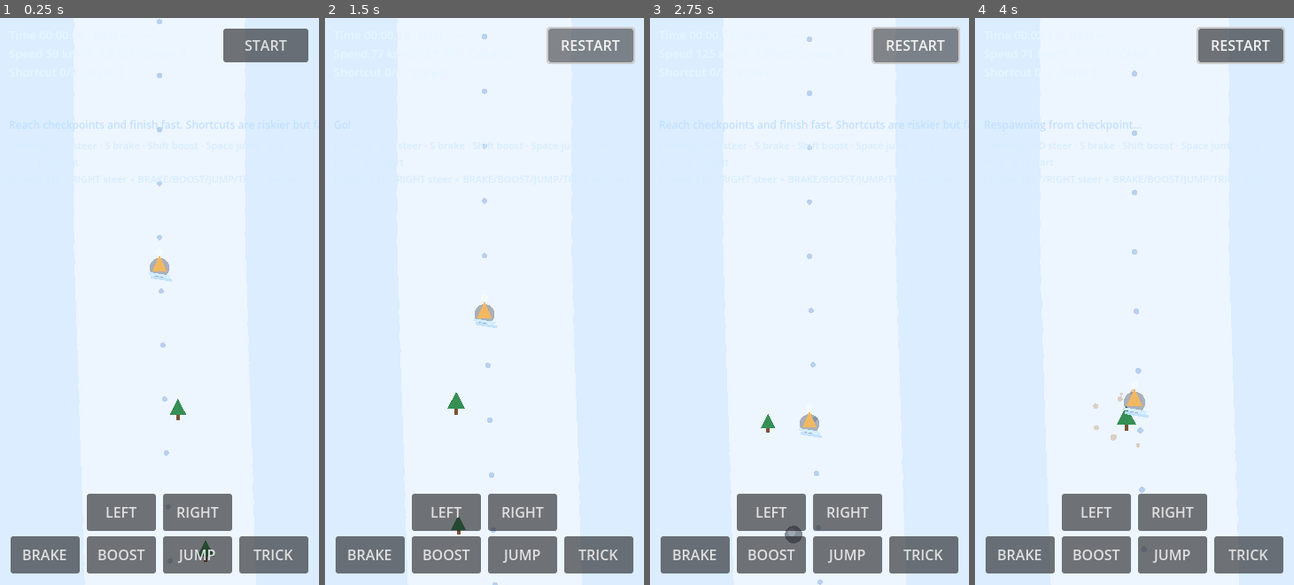
Above: before the commit, frames 1-4 (left to right).
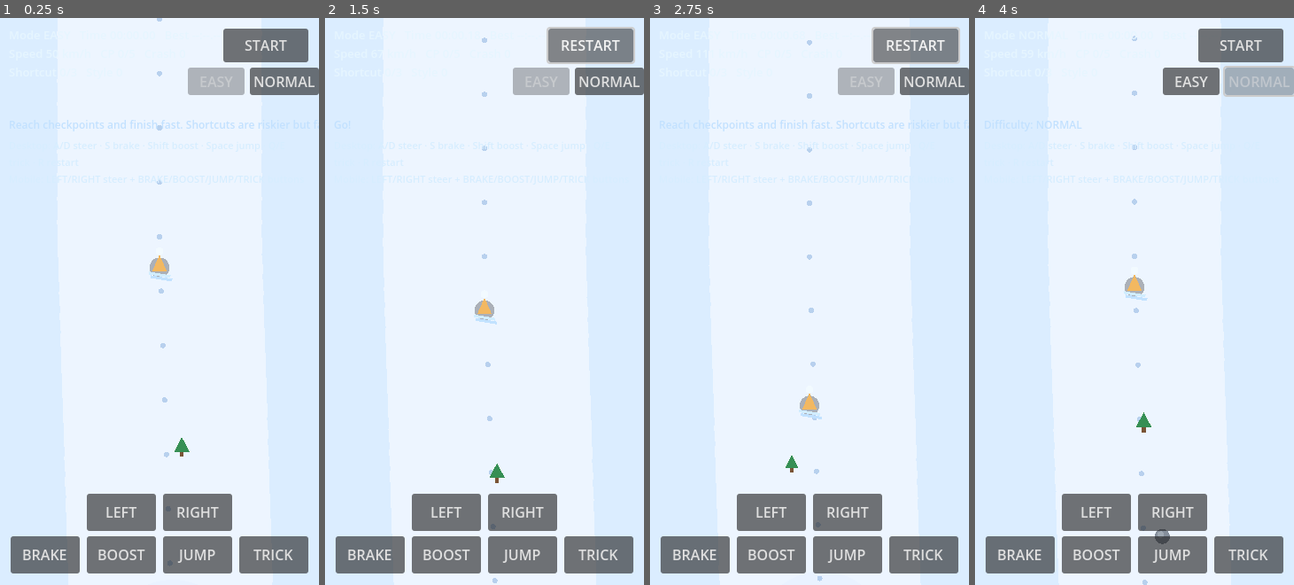
Above: after the commit, the same moments.

Repository: wndzlf/TapTapCho
Game: Godot game, scene res://scenes/main/Main.tscn
The game is run twice, just before and just after one commit, with the same random seed, the same clock (stepped at 60 frames per second) and the same inputs.
Inputs (mouse positions are in pixels of both pictures, inside the frame that each line leads up to):
- Up to frame 1 (0.25 s): no input
- Up to frame 2 (1.5 s): click "START" at 0.5 s; click "RESTART" at 1.25 s
- Up to frame 3 (2.75 s): click "RESTART" at 2 s
- Up to frame 4 (4 s): click "RESTART" at 2.75 s; click (1258, 80) at 3.5 s, where only the run after the commit has a clickable "NORMAL"

The runs differ from the first frame. In frame 1, 2.2% of the frame differs, in the area x 46-100%, y 0-96%; in frame 2, 2.4%; in frame 3, 2.7%; in frame 4, 3.7%, in the area x 3-100%, y 1-100%.

Commit message:
feat: add easy normal difficulty toggle to winter ski rush

Diff:
--- a/godot-winter-ski-rush/scenes/main/Main.gd
+++ b/godot-winter-ski-rush/scenes/main/Main.gd
@@ -11,6 +11,10 @@
 const BASE_GRAVITY := 365.0
 const MIN_SPEED := 105.0
 const MAX_SPEED := 470.0
+const START_SPEED := 140.0
+
+const DIFFICULTY_EASY := 0
+const DIFFICULTY_NORMAL := 1
 
 const CHECKPOINT_Y := [760.0, 1520.0, 2360.0, 3220.0, 4080.0]
 const SHORTCUT_IDS := ["shortcut_left_1", "shortcut_right_2", "shortcut_left_3"]
@@ -32,7 +36,7 @@
 
 var player_pos := Vector2(BASE_CENTER_X, WORLD_TOP + 30.0)
 var player_vel_x := 0.0
-var forward_speed := 140.0
+var forward_speed := START_SPEED
 
 var is_airborne := false
 var air_height := 0.0
@@ -51,6 +55,27 @@
 var no_crash_run := true
 var challenge_target := 150.0
 
+var current_difficulty := DIFFICULTY_EASY
+var active_gravity := BASE_GRAVITY
+var active_min_speed := MIN_SPEED
+var active_max_speed := MAX_SPEED
+var active_start_speed := START_SPEED
+var active_jump_min_speed := 160.0
+var active_jump_base_velocity := 250.0
+var active_jump_speed_velocity_scale := 0.28
+var active_crash_penalty := 1.6
+var active_crash_keep_speed_ratio := 0.62
+var active_offtrack_crash_dist := 92.0
+var active_offtrack_crash_speed := 320.0
+var active_main_track_width_scale := 1.0
+var active_shortcut_width_scale := 1.0
+var active_shortcut_speed_scale := 1.0
+var active_obstacle_start_y := 300.0
+var active_obstacle_gap_min := 118.0
+var active_obstacle_gap_max := 176.0
+var active_obstacle_cluster_chance := 0.10
+var active_obstacle_radius_scale := 1.0
+
 var checkpoints: Array[Dictionary] = []
 var last_checkpoint := -1
 var respawn_pos := Vector2(BASE_CENTER_X, WORLD_TOP + 30.0)
@@ -78,14 +103,18 @@
 var hint_label: Label
 var guide_label: Label
 var start_button: Button
+var easy_button: Button
+var normal_button: Button
 var bgm_player: AudioStreamPlayer
 
 
 func _ready() -> void:
 	rng.seed = 20260307
 	_load_records()
+	_apply_difficulty_profile(false)
 	_setup_audio()
 	_build_ui()
+	_refresh_difficulty_ui()
 	_reset_run(false)
 	set_physics_process(true)
 	set_process(true)
@@ -172,7 +201,7 @@
 	if surface["on_snow"]:
 		friction *= 1.25
 
-	var accel := BASE_GRAVITY * slope - friction * forward_speed
+	var accel := active_gravity * slope - friction * forward_speed
 	accel += forward_speed * float(surface["speed_bonus"]) * 0.18
 
 	if crouch_pressed and not brake_pressed:
@@ -182,9 +211,9 @@
 	if not surface["on_track"]:
 		accel -= min(130.0, float(surface["off_dist"]) * 1.4)
 
-	forward_speed = clampf(forward_speed + accel * delta, MIN_SPEED, MAX_SPEED)
+	forward_speed = clampf(forward_speed + accel * delta, active_min_speed, active_max_speed)
 	if is_airborne:
-		forward_speed = clampf(forward_speed - 28.0 * delta, MIN_SPEED, MAX_SPEED + 40.0)
+		forward_speed = clampf(forward_speed - 28.0 * delta, active_min_speed, active_max_speed + 40.0)
 
 	var steer_power := 165.0 if is_airborne else 300.0
 	if surface["on_ice"]:
@@ -214,7 +243,7 @@
 			_land_from_jump()
 
 	if not is_airborne:
-		if not surface["on_track"] and float(surface["off_dist"]) > 92.0 and forward_speed > 320.0:
+		if not surface["on_track"] and float(surface["off_dist"]) > active_offtrack_crash_dist and forward_speed > active_offtrack_crash_speed:
 			_trigger_crash(player_pos, "cliff")
 			return
 
@@ -265,12 +294,12 @@
 		return
 	if is_airborne:
 		return
-	if forward_speed < 160.0:
+	if forward_speed < active_jump_min_speed:
 		return
 
 	is_airborne = true
 	air_height = 2.0
-	air_velocity = 250.0 + forward_speed * 0.28
+	air_velocity = active_jump_base_velocity + forward_speed * active_jump_speed_velocity_scale
 	trick_spin = 0.0
 	_set_status("Jump", 0.45)
 
@@ -293,9 +322,9 @@
 	crash_timer = 1.15
 	crash_count += 1
 	no_crash_run = false
-	forward_speed = max(MIN_SPEED, forward_speed * 0.62)
-	run_time += 1.6
-	_set_status("Crash (%s) +1.6s" % reason, 1.2)
+	forward_speed = max(active_min_speed, forward_speed * active_crash_keep_speed_ratio)
+	run_time += active_crash_penalty
+	_set_status("Crash (%s) +%.1fs" % [reason, active_crash_penalty], 1.2)
 
 	for i in range(20):
 		var ang := rng.randf_range(0.0, TAU)
@@ -406,7 +435,7 @@
 		{
 			"id": "main",
 			"center": main_center,
-			"width": 184.0,
+			"width": 184.0 * active_main_track_width_scale,
 			"speed_bonus": 0.0,
 			"color": Color(0.93, 0.96, 1.0, 0.95),
 		}
@@ -416,8 +445,8 @@
 		bands.append({
 			"id": "shortcut_left_1",
 			"center": main_center - 112.0 + sin(y * 0.02) * 16.0,
-			"width": 102.0,
-			"speed_bonus": 0.13,
+			"width": 102.0 * active_shortcut_width_scale,
+			"speed_bonus": 0.13 * active_shortcut_speed_scale,
 			"color": Color(0.74, 0.86, 1.0, 0.9),
 		})
 
@@ -425,8 +454,8 @@
 		bands.append({
 			"id": "shortcut_right_2",
 			"center": main_center + 122.0 + cos(y * 0.018) * 18.0,
-			"width": 98.0,
-			"speed_bonus": 0.15,
+			"width": 98.0 * active_shortcut_width_scale,
+			"speed_bonus": 0.15 * active_shortcut_speed_scale,
 			"color": Color(0.76, 0.88, 1.0, 0.9),
 		})
 
@@ -434,8 +463,8 @@
 		bands.append({
 			"id": "shortcut_left_3",
 			"center": main_center - 132.0 + sin(y * 0.016) * 20.0,
-			"width": 96.0,
-			"speed_bonus": 0.18,
+			"width": 96.0 * active_shortcut_width_scale,
+			"speed_bonus": 0.18 * active_shortcut_speed_scale,
 			"color": Color(0.74, 0.9, 1.0, 0.92),
 		})
 
@@ -453,7 +482,7 @@
 	for cp_y in CHECKPOINT_Y:
 		checkpoints.append({"y": cp_y, "passed": false})
 
-	var obstacle_y := 300.0
+	var obstacle_y := active_obstacle_start_y
 	while obstacle_y < FINISH_Y - 120.0:
 		var bands := _get_track_bands(obstacle_y)
 		var band := bands[rng.randi_range(0, bands.size() - 1)]
@@ -462,21 +491,21 @@
 		var x := center + rng.randf_range(-width * 0.32, width * 0.32)
 		var y := obstacle_y + rng.randf_range(-20.0, 20.0)
 		var obstacle_type := "tree" if rng.randf() < 0.62 else "rock"
-		var radius := rng.randf_range(9.0, 12.0) if obstacle_type == "tree" else rng.randf_range(7.0, 10.0)
+		var radius := (rng.randf_range(9.0, 12.0) if obstacle_type == "tree" else rng.randf_range(7.0, 10.0)) * active_obstacle_radius_scale
 		obstacles.append({
 			"pos": Vector2(x, y),
 			"radius": radius,
 			"type": obstacle_type,
 		})
 
-		if rng.randf() < 0.1:
+		if rng.randf() < active_obstacle_cluster_chance:
 			obstacles.append({
 				"pos": Vector2(x + rng.randf_range(-34.0, 34.0), y + rng.randf_range(28.0, 54.0)),
 				"radius": radius * rng.randf_range(0.72, 1.05),
 				"type": obstacle_type,
 			})
 
-		obstacle_y += rng.randf_range(118.0, 176.0)
+		obstacle_y += rng.randf_range(active_obstacle_gap_min, active_obstacle_gap_max)
 
 	ice_patches.append(_patch_around(980.0, 170.0, 220.0, -18.0))
 	ice_patches.append(_patch_around(2140.0, 200.0, 250.0, 24.0))
@@ -570,6 +599,24 @@
 	start_button.position = Vector2(252, 12)
 	start_button.pressed.connect(_on_start_pressed)
 	root.add_child(start_button)
+
+	var difficulty_box := HBoxContainer.new()
+	difficulty_box.position = Vector2(212, 56)
+	difficulty_box.size = Vector2(136, 30)
+	difficulty_box.add_theme_constant_override("separation", 6)
+	root.add_child(difficulty_box)
+
+	easy_button = Button.new()
+	easy_button.text = "EASY"
+	easy_button.custom_minimum_size = Vector2(64, 30)
+	easy_button.pressed.connect(_on_easy_pressed)
+	difficulty_box.add_child(easy_button)
+
+	normal_button = Button.new()
+	normal_button.text = "NORMAL"
+	normal_button.custom_minimum_size = Vector2(66, 30)
+	normal_button.pressed.connect(_on_normal_pressed)
+	difficulty_box.add_child(normal_button)
 
 	var controls := VBoxContainer.new()
 	controls.anchor_left = 0.0
@@ -663,6 +710,83 @@
 	_start_run()
 
 
+func _on_easy_pressed() -> void:
+	_set_difficulty(DIFFICULTY_EASY)
+
+
+func _on_normal_pressed() -> void:
+	_set_difficulty(DIFFICULTY_NORMAL)
+
+
+func _set_difficulty(next_difficulty: int) -> void:
+	if current_difficulty == next_difficulty:
+		return
+	current_difficulty = next_difficulty
+	_apply_difficulty_profile(true)
+	_refresh_difficulty_ui()
+	_reset_run(false)
+	_set_status("Difficulty: %s" % _difficulty_name(), 1.0)
+
+
+func _difficulty_name() -> String:
+	return "EASY" if current_difficulty == DIFFICULTY_EASY else "NORMAL"
+
+
+func _apply_difficulty_profile(notify: bool) -> void:
+	if current_difficulty == DIFFICULTY_EASY:
+		active_gravity = 330.0
+		active_min_speed = 92.0
+		active_max_speed = 400.0
+		active_start_speed = 120.0
+		challenge_target = 170.0
+		active_jump_min_speed = 145.0
+		active_jump_base_velocity = 235.0
+		active_jump_speed_velocity_scale = 0.24
+		active_crash_penalty = 1.2
+		active_crash_keep_speed_ratio = 0.74
+		active_offtrack_crash_dist = 116.0
+		active_offtrack_crash_speed = 360.0
+		active_main_track_width_scale = 1.18
+		active_shortcut_width_scale = 1.2
+		active_shortcut_speed_scale = 0.86
+		active_obstacle_start_y = 340.0
+		active_obstacle_gap_min = 144.0
+		active_obstacle_gap_max = 228.0
+		active_obstacle_cluster_chance = 0.05
+		active_obstacle_radius_scale = 0.9
+	else:
+		active_gravity = BASE_GRAVITY
+		active_min_speed = MIN_SPEED
+		active_max_speed = MAX_SPEED
+		active_start_speed = START_SPEED
+		challenge_target = 150.0
+		active_jump_min_speed = 160.0
+		active_jump_base_velocity = 250.0
+		active_jump_speed_velocity_scale = 0.28
+		active_crash_penalty = 1.6
+		active_crash_keep_speed_ratio = 0.62
+		active_offtrack_crash_dist = 92.0
+		active_offtrack_crash_speed = 320.0
+		active_main_track_width_scale = 1.0
+		active_shortcut_width_scale = 1.0
+		active_shortcut_speed_scale = 1.0
+		active_obstacle_start_y = 300.0
+		active_obstacle_gap_min = 118.0
+		active_obstacle_gap_max = 176.0
+		active_obstacle_cluster_chance = 0.10
+		active_obstacle_radius_scale = 1.0
+
+	if notify:
+		_update_ui_text()
+
+
+func _refresh_difficulty_ui() -> void:
+	if easy_button != null:
+		easy_button.disabled = current_difficulty == DIFFICULTY_EASY
+	if normal_button != null:
+		normal_button.disabled = current_difficulty == DIFFICULTY_NORMAL
+
+
 func _start_run() -> void:
 	_try_play_bgm()
 	_reset_run(true)
@@ -683,7 +807,7 @@
 	player_pos = Vector2(BASE_CENTER_X, WORLD_TOP + 30.0)
 	respawn_pos = player_pos
 	player_vel_x = 0.0
-	forward_speed = 140.0
+	forward_speed = active_start_speed
 	is_airborne = false
 	air_height = 0.0
 	air_velocity = 0.0
@@ -726,7 +850,7 @@
 
 	var best_label := "--:--.--" if best_time == INF else _fmt_time(best_time)
 	var speed_kmh := int(round(forward_speed * 0.42))
-	var main_line := "Time %s   Best %s" % [_fmt_time(run_time), best_label]
+	var main_line := "Mode %s   Time %s   Best %s" % [_difficulty_name(), _fmt_time(run_time), best_label]
 	var sub_line := "Speed %d km/h   CP %d/%d   Crash %d" % [speed_kmh, cp_now, checkpoints.size(), crash_count]
 	var extra_line := "Shortcut %d/%d   Style %d" % [shortcut_count, SHORTCUT_IDS.size(), style_score]
 	hud_label.text = "%s\n%s\n%s" % [main_line, sub_line, extra_line]
Not shown, changed: godot-winter-ski-rush-web/index.html
Not shown, changed: godot-winter-ski-rush-web/index.pck
